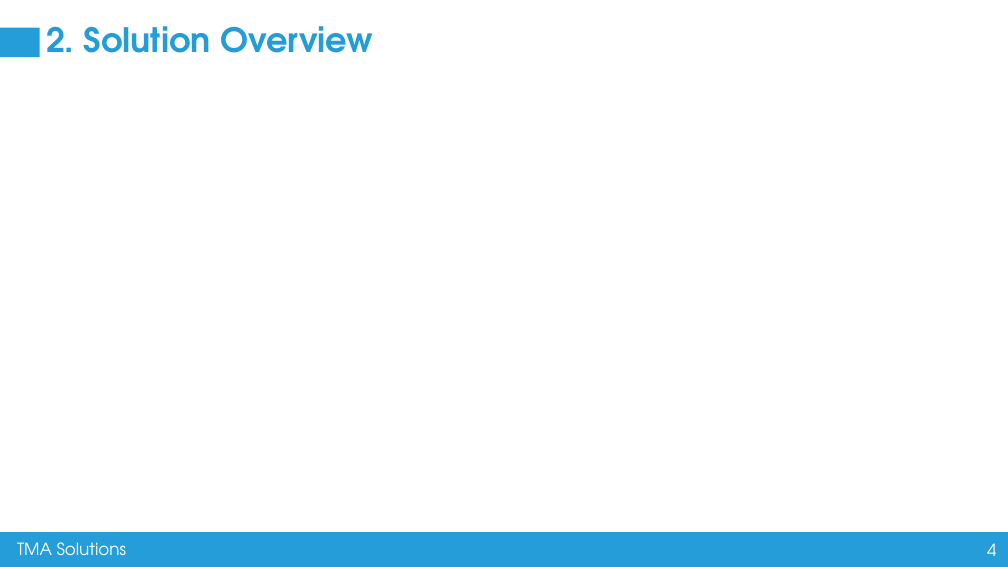
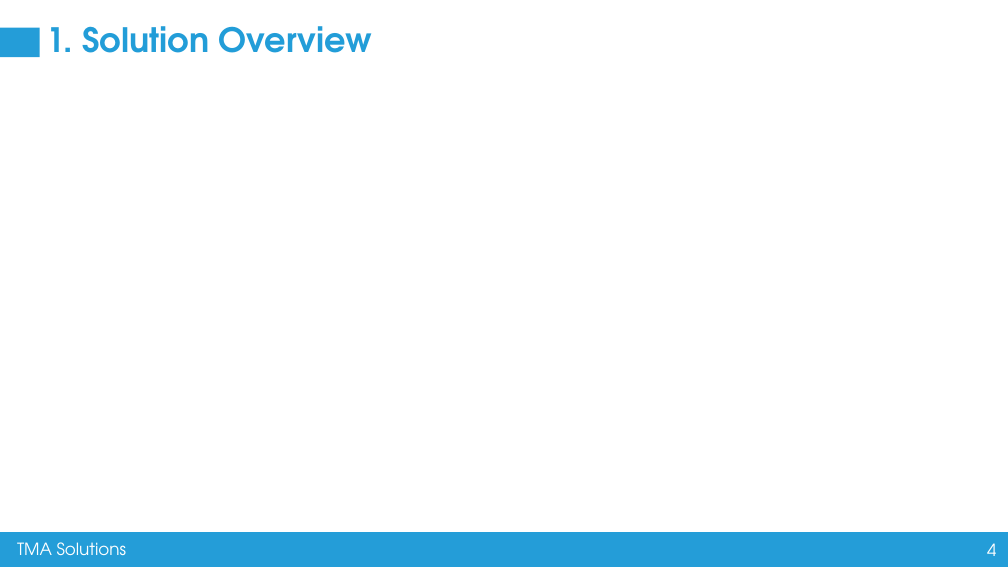
Before and after one commit to nguyenvanhuy0612/flutter_training, a slide deck: slide 4 of Containerization and Microservices Testing.pptx. Drawn at 1008x567 pixels with LibreOffice and Linux fonts; fonts in the diff are those of the drawing; background and template pictures are left out. Boxes give left, top, right and bottom in pixels: in the first picture for what was removed or moved away, otherwise in the second. Text is boxed around its words. In the diff, an @@ line names an element or a change of style, - is before the commit and + after.

```diff
--- a/Containerization and Microservices Testing.pptx
+++ b/Containerization and Microservices Testing.pptx
@@ title at bbox=[46, 26, 372, 53]: text changed @@
-2. Solution Overview
+1. Solution Overview
```
Also in this commit, not shown: 4 other slides changed, 9 slides added, 13 slides removed.
